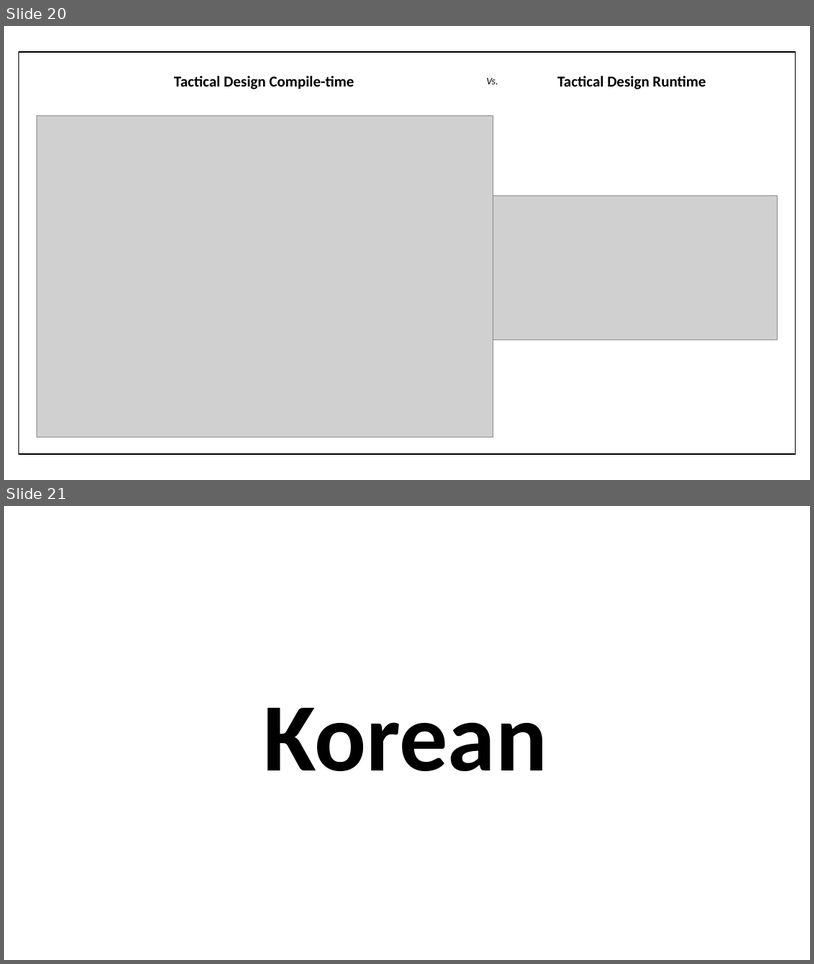
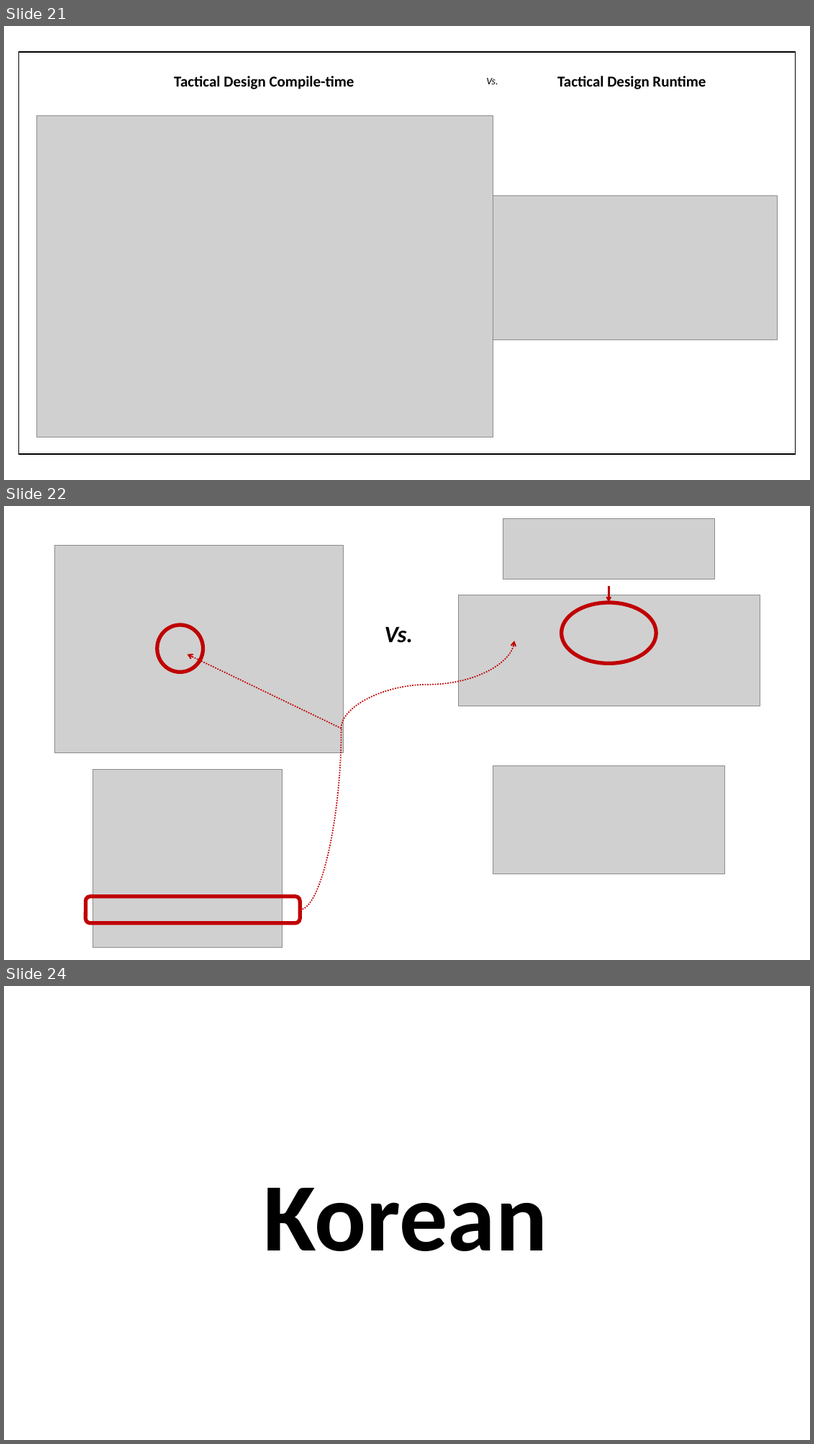
Before and after one commit to hhko/beyondcode, a slide deck: README.pptx. Shown one above the other, each under a label of ours: slides 20 and 21 before the commit, slides 21, 22 and 24 after it; the slides between them are not shown. The pictures are 814x964 and 814x1444 pixels, drawn with LibreOffice and Linux fonts; fonts in the diff are those of the drawing; grey boxes stand for pictures. Boxes give left, top, right and bottom in pixels: in the first picture for what was removed or moved away, otherwise in the second. Text is boxed around its words. In the diff, an @@ line names an element or a change of style, - is before the commit and + after.

```diff
--- a/README.pptx
+++ b/README.pptx
@@ slide 22 added at [4,506,810,960], background #FFFFFF @@
@@ picture added at [503,518,715,579] @@
@@ picture added at [54,546,343,753] @@
@@ arrow added from (609, 587) to (609, 602), #C00000 2.25 pt @@
@@ picture added at [459,595,761,705] @@
@@ ellipse added at [562,602,657,663], outline #C00000 4.5 pt @@
@@ ellipse added at [157,625,203,672], outline #C00000 4.5 pt @@
@@ text added at [385,626,414,643], 28 pt, text #000000, bold, italic @@
+Vs.
@@ arrow added from (342, 728) to (188, 654), #C00000 1.5 pt dashed @@
@@ curved arrow added from (342, 728) to (514, 641), #C00000 1.5 pt dashed @@
@@ curved line added from (300, 909) to (342, 728), #C00000 1.5 pt dashed @@
@@ picture added at [93,769,283,947] @@
@@ picture added at [493,765,725,873] @@
@@ rounded rectangle added at [85,896,300,923], outline #C00000 4.5 pt @@
@@ what was slide 20 is now slide 21 @@
@@ what was slide 21 is now slide 24 @@
```
Also in this commit, not shown: 2 other slides added, 6 other files.
